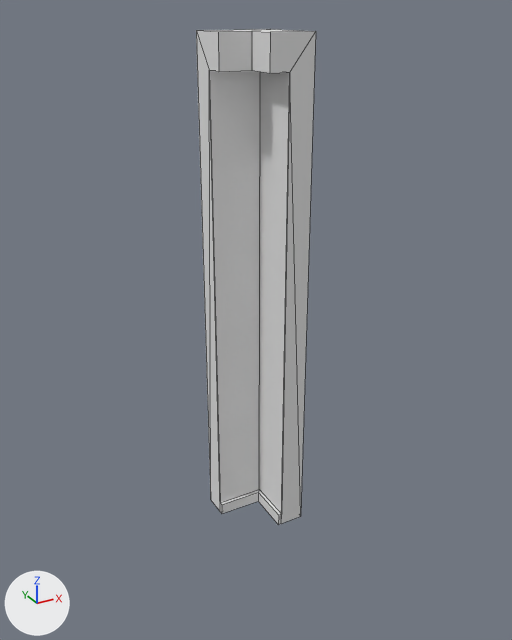
What one commit did to the FBX model Assets/Assets/Walls/Walls/Entrance_Wall_Corner_02.fbx.
Camera for both pictures: a 50 mm camera at (-2.7, -4.77, 4.14) aimed at (-0.13, -0.09, 1.8). The lights are fixed; the arrows at lower left show +X, +Y and +Z. Mesh edges are drawn as thin lines. Where no turn or scale is listed for an object, it has been applied to the vertices.

Before the edit, the objects in view are built like this:
```python
mat_m_wall = principled_material('M_Wall')
mat_m_wall.base_color = (0.8, 0.8, 0.8)  # white #e7e7e7
me_cube_023 = bpy.data.meshes.new('Cube.023')
me_cube_023.from_pydata(...)  # 27 vertices, 26 faces; spans x -0.5..0.1, y -0.5..0.1, z 0.0..4.0
# faces by material slot: [22, 2, 2]
me_cube_023.materials.append(mat_m_concrete)  # white #e7e7e7
me_cube_023.materials.append(mat_m_wall)  # white #e7e7e7
me_cube_023.materials.append(mat_m_wall2)  # white #e7e7e7
ob_entrance_wall_corner_02 = bpy.data.objects.new('Entrance_Wall_Corner_02', me_cube_023)
ob_entrance_wall_corner_02.location = (0.0, 0.0, 0.0)
```
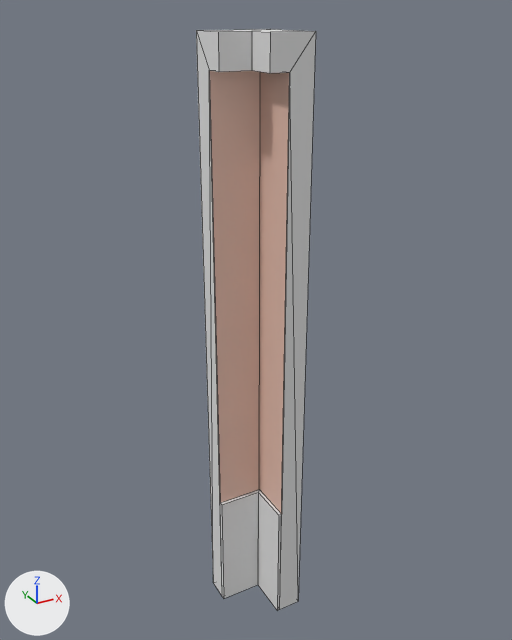
What differs and where, as boxes [x1, y1, x2, y2] in the pictures (512 x 640 px; the box of a moved part takes in the faces that stretch with it):
'Entrance_Wall_Corner_02', recoloured, reshaped (white to beige, 17% taller)
    before: [196, 29, 316, 525]
    after: [196, 29, 316, 610]
part 1 of me_cube_023, moved or reshaped
    before: [196, 32, 316, 525]
    after: [196, 32, 316, 610]

Edits to the bpy script that builds the scene:
```text
Change mat_m_wall:
    mat_m_wall.base_color: (0.8, 0.8, 0.8) -> (0.8, 0.537, 0.443)  # white #e7e7e7 -> beige #e7c2b2
Change me_cube_023:
    where me_cube_023.from_pydata(...)  # 27 vertices, 26 faces; spans x -0.5..0.1, y -0.5..0.1, z 0.0..4.0
    used by ob_entrance_wall_corner_02; location = (0.0, 0.0, 0.0)
    me_cube_023 part 1: all 9 vertices in x -0.5..0.1, y -0.5..0.1, z 0.0 are moved by (0.0, 0.0, -1.0)
```
